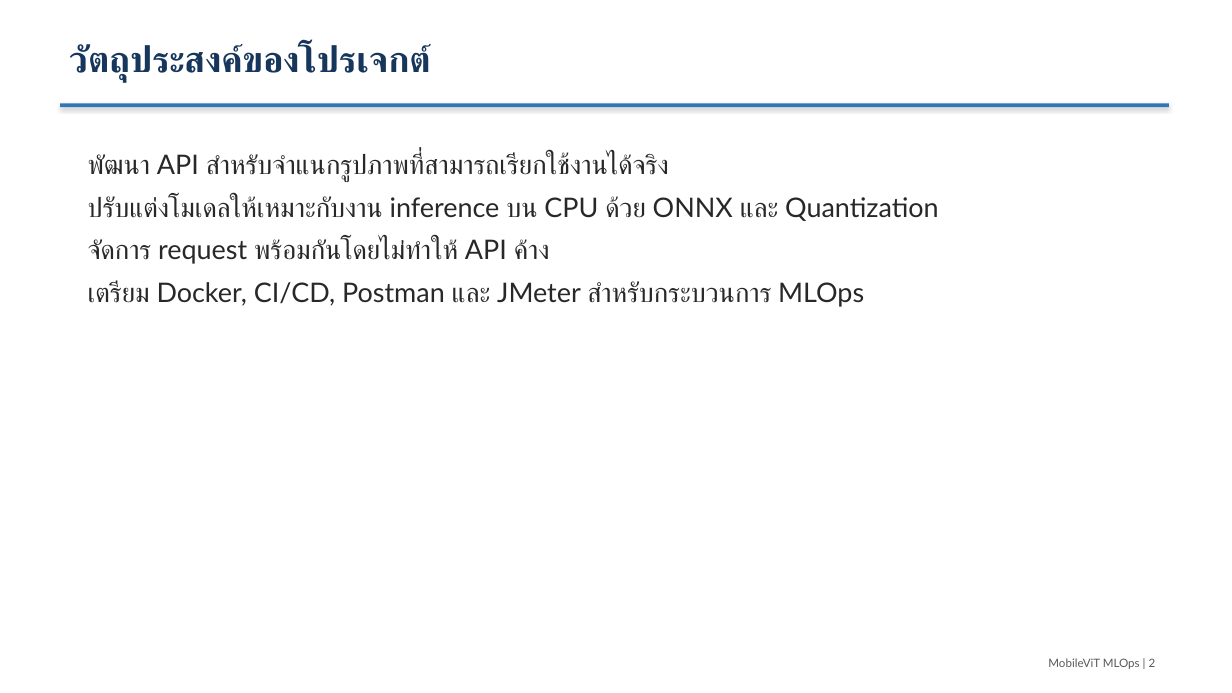
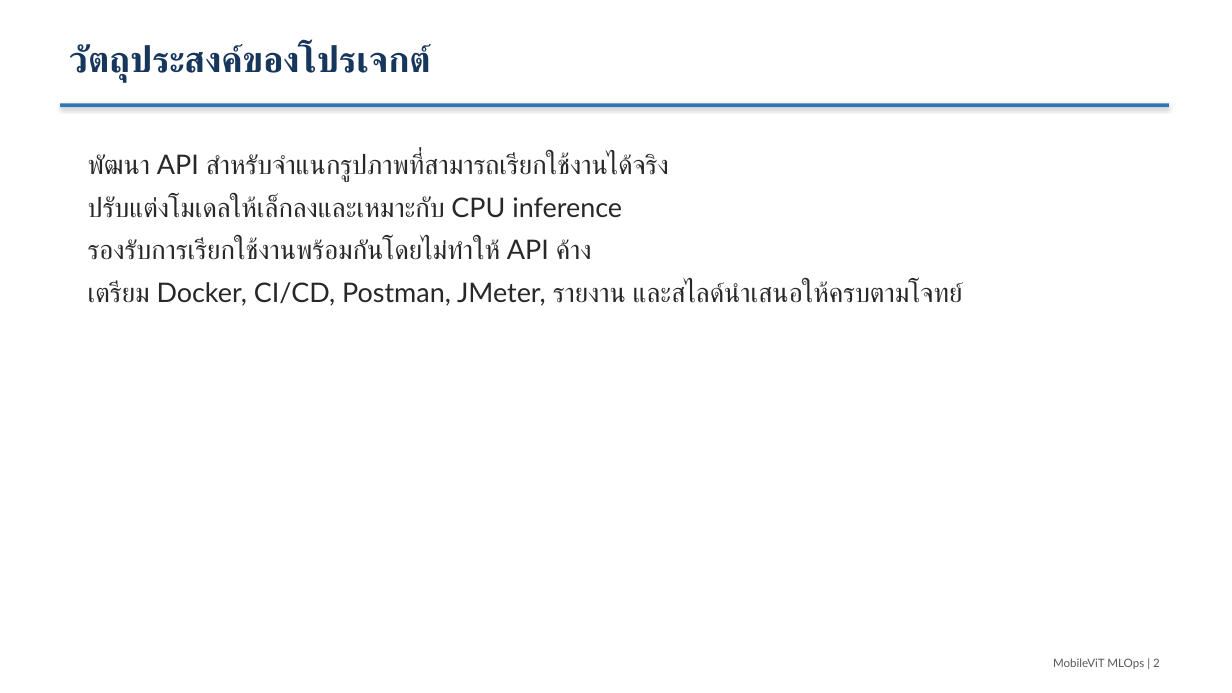
Before and after one commit to Tanasphon/AIE_MLOP_project, a slide deck: slide 2 of presentation/mobilevit_mlops_presentation.pptx. Drawn at 1232x693 pixels with LibreOffice and Linux fonts; fonts in the diff are those of the drawing. Boxes give left, top, right and bottom in pixels: in the first picture for what was removed or moved away, otherwise in the second. Text is boxed around its words. In the diff, an @@ line names an element or a change of style, - is before the commit and + after.

```diff
--- a/presentation/mobilevit_mlops_presentation.pptx
+++ b/presentation/mobilevit_mlops_presentation.pptx
@@ text at (88,196,964,306): text changed @@
-ปรับแต่งโมเดลให้เหมาะกับงาน inference บน CPU ด้วย ONNX และ Quantization
-จัดการ request พร้อมกันโดยไม่ทำให้ API ค้าง
-เตรียม Docker, CI/CD, Postman และ JMeter สำหรับกระบวนการ MLOps
+ปรับแต่งโมเดลให้เล็กลงและเหมาะกับ CPU inference
+รองรับการเรียกใช้งานพร้อมกันโดยไม่ทำให้ API ค้าง
+เตรียม Docker, CI/CD, Postman, JMeter, รายงาน และสไลด์นำเสนอให้ครบตามโจทย์
@@ text "MobileViT MLOps | 2": place and size @@
-text "MobileViT MLOps | 2" at (1048,658,1156,669)
+text "MobileViT MLOps | 2" at (1053,658,1160,669)
```
Also in this commit, not shown: 9 other slides changed, 4 slides added, 1 other file.
